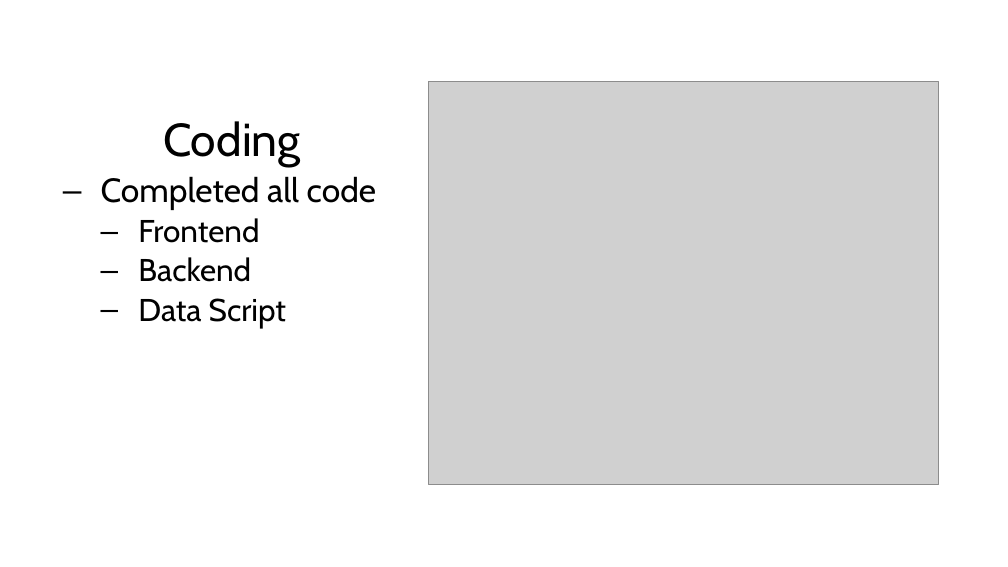
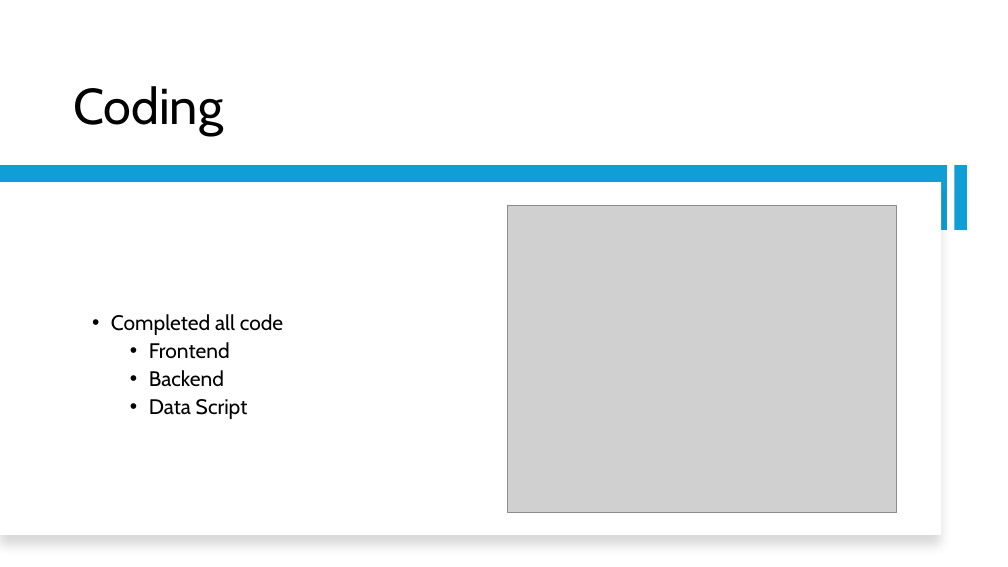
Before and after one commit to Jormungandr72/Cross-Website-Price-Checker, a slide deck: slide 3 of docs/phase_four_docs/Phase_Four_Presentation.pptx. Drawn at 1008x567 pixels with LibreOffice and Linux fonts; fonts in the diff are those of the drawing; grey boxes stand for pictures. Boxes give left, top, right and bottom in pixels: in the first picture for what was removed or moved away, otherwise in the second. Text is boxed around its words. In the diff, an @@ line names an element or a change of style, - is before the commit and + after.

```diff
--- a/docs/phase_four_docs/Phase_Four_Presentation.pptx
+++ b/docs/phase_four_docs/Phase_Four_Presentation.pptx
@@ title "Coding" at [73, 86, 223, 135]: size 44 to 48 pt; alignment centre to left @@
@@ rectangle added at [0, 166, 948, 230], fill #0F9ED5 @@
@@ rectangle added at [954, 166, 967, 230], fill #0F9ED5 @@
@@ rectangle added at [0, 182, 941, 535], fill #FFFFFF @@
@@ picture: place and size @@
-picture at [429, 82, 939, 485]
+picture at [507, 206, 896, 513]
@@ text "Completed all code": place and size @@
-text "Completed all code" at [101, 176, 376, 328]
+text "Completed all code" at [111, 314, 283, 419]
@@ text "Completed all code" at [111, 314, 283, 419]: size 32 to 20 pt in "Completed all code"; size 30 to 20 pt in "Frontend", "Backend", "Data Script"; bullet ‒ to •; vertical alignment top to middle @@
```
Also in this commit, not shown: 3 other slides changed, 2 slides added, 1 slide removed.
